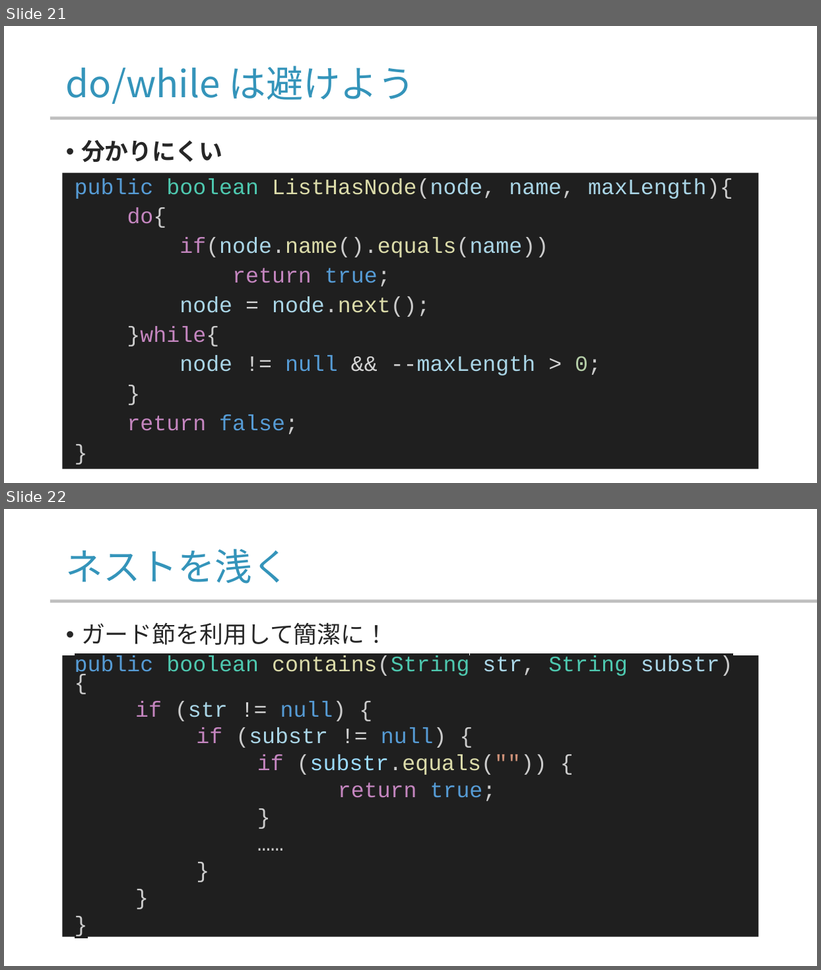
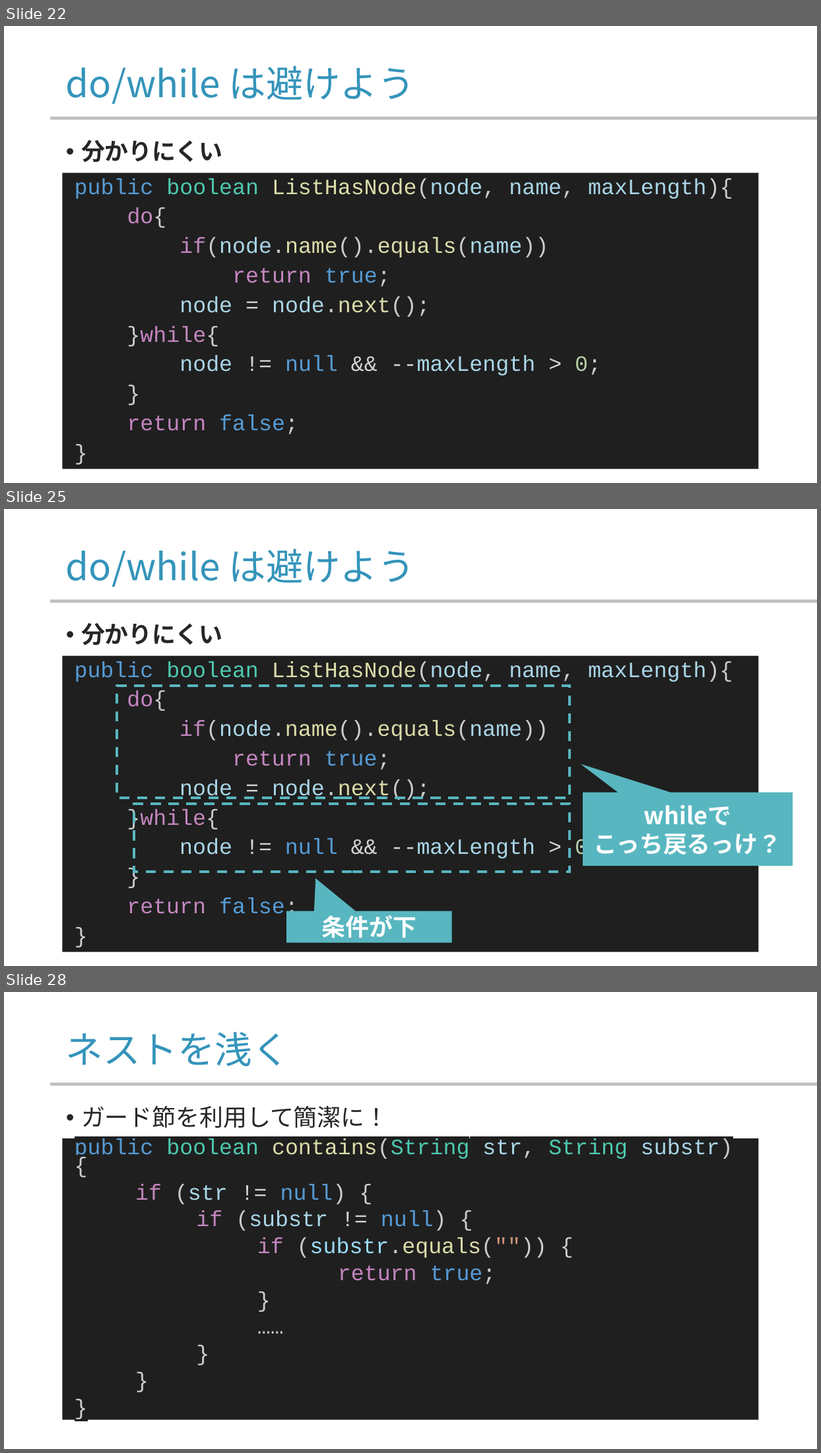
Before and after one commit to yamada-ai/java-prac, a slide deck: 07_ccontrol_flow_1.pptx. Shown one above the other, each under a label of ours: slides 21 and 22 before the commit, slides 22, 25 and 28 after it; the slides between them are not shown. The pictures are 821x970 and 821x1453 pixels, drawn with LibreOffice and Linux fonts; fonts in the diff are those of the drawing; background and template pictures are left out. Boxes give left, top, right and bottom in pixels: in the first picture for what was removed or moved away, otherwise in the second. Text is boxed around its words. In the diff, an @@ line names an element or a change of style, - is before the commit and + after.

```diff
--- a/07_ccontrol_flow_1.pptx
+++ b/07_ccontrol_flow_1.pptx
@@ slide 25 added at box(4, 509, 817, 966), background #FFFFFF; not listed: 1 template element that a slide beside it also shows @@
@@ title added at box(66, 549, 415, 587), 44 pt, text #3494BA @@
+do/while は避けよう
@@ text added at box(81, 623, 223, 646), 28 pt, text #262626, bold @@
+• 分かりにくい
@@ rectangle added at box(63, 656, 759, 953), fill #1F1F1F, 25.9 pt, text #AAD6E7 @@
+public boolean ListHasNode(node, name, maxLength){
+do{
+if(node.name().equals(name))
+return true;
+node = node.next();
+}while{
+node != null && --maxLength > 0;
+}
+return false;
+}
@@ rectangle added at box(117, 686, 570, 798), outline #58B6C0 3 pt dashed @@
@@ rectangle added at box(134, 804, 570, 873), outline #58B6C0 3 pt dashed @@
@@ speech box added at box(583, 793, 793, 867), fill #58B6C0, 28 pt, text #FFFFFF, bold @@
+whileで
+こっち戻るっけ？
@@ speech box added at box(286, 912, 451, 943), fill #58B6C0, 28 pt, text #FFFFFF, bold @@
+条件が下
@@ what was slide 21 is now slide 22 @@
@@ what was slide 22 is now slide 28 @@
```
Also in this commit, not shown: 8 slides changed, 9 other slides added, 1 slide removed.
